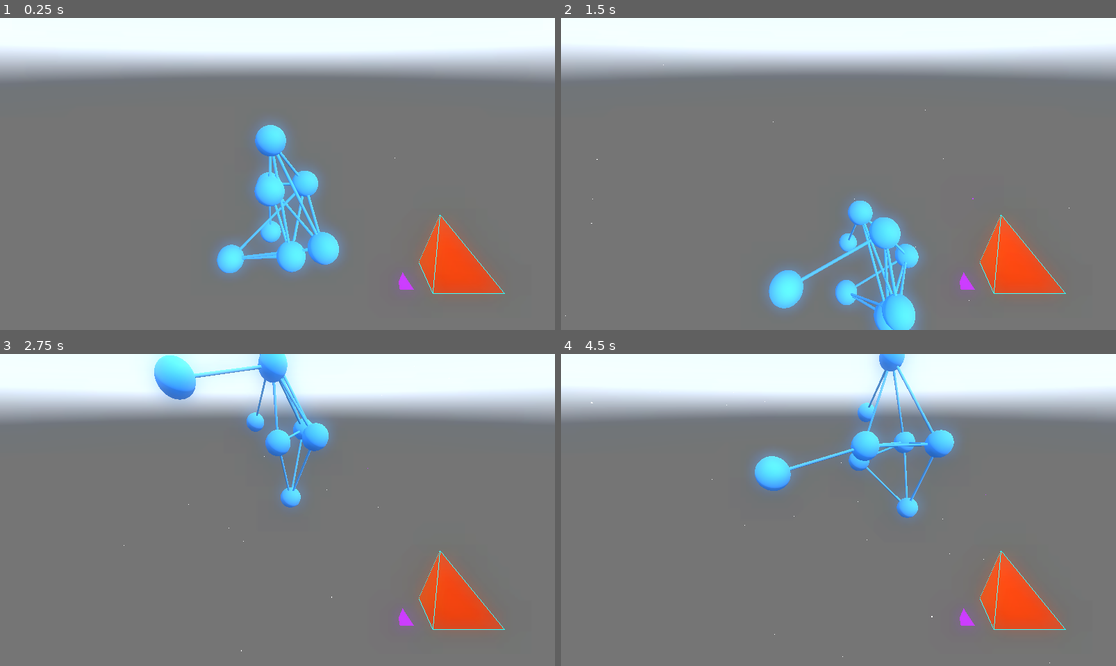
Above: before the commit, frames 1-4 (two rows, left to right).
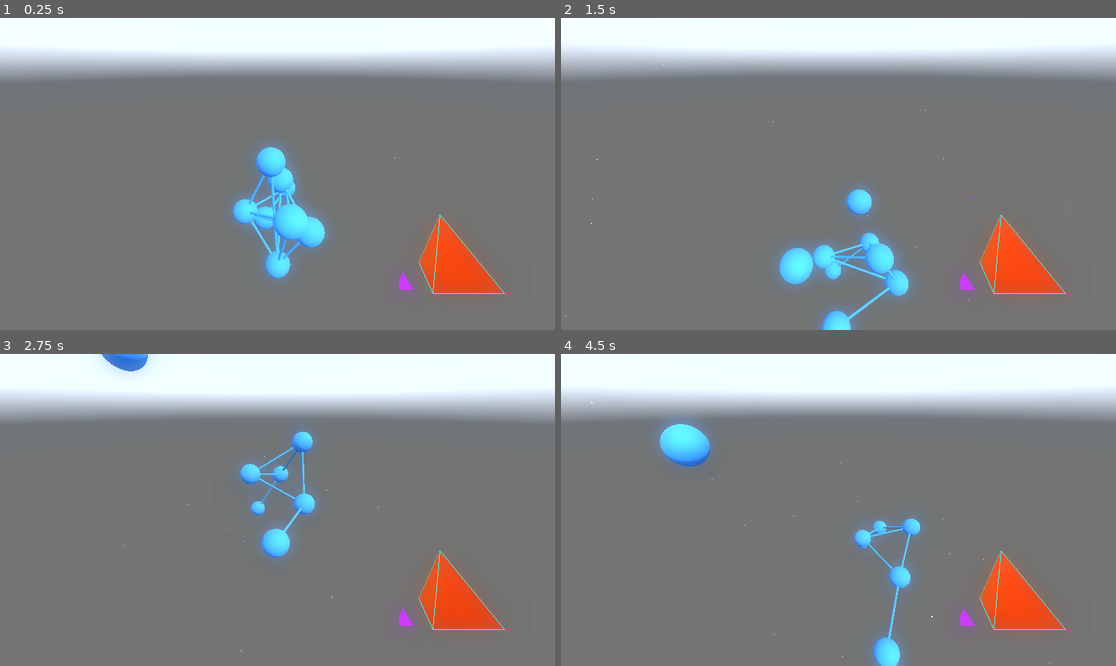
Above: after the commit, the same moments.

Repository: Zaffer/rulial_space
Game: Godot game, scene res://main.tscn
Same seed, same stepped clock (60 frames per second), same inputs: the game is played once before the commit and once after it. A sky picture missing from this copy of the repository is replaced by a grey-blue gradient.
Inputs (mouse positions are in pixels of both pictures, inside the frame that each line leads up to):
- Up to frame 1 (0.25 s): no input
- Up to frame 2 (1.5 s): tap Enter (ui_accept) at 0.5 s; move the mouse to (960, 158) at 0.52 s; hold Right (ui_right) 0.53-1.28 s; hold Enter (ui_accept) 0.53-1.28 s; click (960, 158) at 0.67 s; move the mouse to (810, 174) at 1.27 s; hold Up (ui_up) from 1.28 s (still down); tap E at 1.35 s
- Up to frame 3 (2.75 s): keep holding Up (ui_up); tap Enter (ui_accept) at 1.52, 1.55, 1.82, 2.3 s; move the mouse to (288, 503) at 2.02 s; hold Q from 2.03 s (still down)
- Up to frame 4 (4.5 s): keep holding Up (ui_up); move the mouse to (832, 516) at 2.77 s; release Q at 2.78 s; tap Shift at 2.85 s; click (832, 516) at 2.92 s; tap Enter (ui_accept) at 3.02, 3.05, 3.32 s; move the mouse to (877, 513) at 3.52 s; hold Enter (ui_accept) 3.53-4.28 s; move the mouse to (794, 506) at 4.27 s; tap E at 4.35 s

The runs differ from the first frame. In frame 1, 5.2% of the frame differs, in the area x 38-62%, y 32-85%; in frame 2, 6.0%; in frame 3, 5.6%; in frame 4, 6.7%, in the area x 17-72%, y 0-100%.

Commit message:
initial setup for applying rewrites

Diff:
--- /dev/null
+++ b/hypergraph_logic.gd
@@ -0,0 +1,147 @@
+class_name HypergraphLogic
+extends RefCounted
+
+
+
+var incidence_matrix: Array = []
+var num_nodes: int = 0
+var num_hyperedges: int = 0
+
+func _init(nodes: int = 0, hyperedges: int = 0):
+	num_nodes = nodes
+	num_hyperedges = hyperedges
+	_initialize_matrix()
+
+func _initialize_matrix():
+	incidence_matrix.clear()
+	for i in range(num_nodes):
+		var row = []
+		for j in range(num_hyperedges):
+			row.append(0)
+		incidence_matrix.append(row)
+
+# Add a hyperedge connecting given nodes
+func add_hyperedge(node_indices: Array) -> int:
+	# Add new column for the hyperedge
+	for i in range(num_nodes):
+		incidence_matrix[i].append(0)
+
+	# Set connections
+	for node_idx in node_indices:
+		if node_idx < num_nodes:
+			incidence_matrix[node_idx][num_hyperedges] = 1
+
+	num_hyperedges += 1
+	return num_hyperedges - 1
+
+# Get nodes connected to a hyperedge
+func get_hyperedge_nodes(hyperedge_idx: int) -> Array:
+	if hyperedge_idx >= num_hyperedges:
+		return []
+
+	var nodes = []
+	for i in range(num_nodes):
+		if incidence_matrix[i][hyperedge_idx] == 1:
+			nodes.append(i)
+	return nodes
+
+# Apply rewrite rule anchored to a specific node: LHS -> RHS
+func apply_rewrite_rule_at_node(lhs: HypergraphLogic, rhs: HypergraphLogic, anchor_node: int, lhs_anchor: int = 0, rhs_anchor: int = 0) -> bool:
+	if anchor_node >= num_nodes:
+		return false
+
+	# Remove hyperedges that match LHS pattern around anchor_node
+	var removed_edges = _remove_pattern_at_node(lhs, anchor_node, lhs_anchor)
+	if removed_edges.is_empty():
+		return false
+
+	# Add hyperedges from RHS pattern around anchor_node
+	_add_pattern_at_node(rhs, anchor_node, rhs_anchor)
+
+	return true
+
+func _remove_pattern_at_node(pattern: HypergraphLogic, anchor_node: int, pattern_anchor: int) -> Array:
+	var removed_edges = []
+
+	# Find hyperedges involving the anchor node that match the pattern
+	for edge_idx in range(num_hyperedges - 1, -1, -1):  # Reverse to avoid index issues
+		var edge_nodes = get_hyperedge_nodes(edge_idx)
+		if anchor_node in edge_nodes:
+			# Check if this edge matches any edge in the pattern involving pattern_anchor
+			for pattern_edge_idx in range(pattern.num_hyperedges):
+				var pattern_edge_nodes = pattern.get_hyperedge_nodes(pattern_edge_idx)
+				if pattern_anchor in pattern_edge_nodes:
+					# Simple match: same number of nodes
+					if edge_nodes.size() == pattern_edge_nodes.size():
+						_remove_hyperedge(edge_idx)
+						removed_edges.append(edge_idx)
+						break
+
+	return removed_edges
+
+func _add_pattern_at_node(pattern: HypergraphLogic, anchor_node: int, pattern_anchor: int):
+	# Add hyperedges from pattern, mapping pattern_anchor to anchor_node
+	for pattern_edge_idx in range(pattern.num_hyperedges):
+		var pattern_edge_nodes = pattern.get_hyperedge_nodes(pattern_edge_idx)
+		if pattern_anchor in pattern_edge_nodes:
+			# Create new edge with anchor_node replacing pattern_anchor
+			var new_edge_nodes = []
+			for p_node in pattern_edge_nodes:
+				if p_node == pattern_anchor:
+					new_edge_nodes.append(anchor_node)
+				else:
+					# For other nodes in pattern, use nearby nodes or create new ones
+					var offset = p_node - pattern_anchor
+					var target_node = anchor_node + offset
+					if target_node >= 0 and target_node < num_nodes:
+						new_edge_nodes.append(target_node)
+					else:
+						new_edge_nodes.append(anchor_node)  # Fallback to anchor
+
+			# Remove duplicates and add edge if valid
+			var unique_nodes = []
+			for node in new_edge_nodes:
+				if node not in unique_nodes:
+					unique_nodes.append(node)
+
+			if unique_nodes.size() >= 2:
+				add_hyperedge(unique_nodes)
+
+func _remove_hyperedge(edge_idx: int):
+	if edge_idx >= num_hyperedges:
+		return
+
+	# Remove column from incidence matrix
+	for i in range(num_nodes):
+		incidence_matrix[i].remove_at(edge_idx)
+	num_hyperedges -= 1
+
+# Generate random hyperedges for initial graph
+func generate_random_hyperedges(num_nodes_param: int):
+	var num_hyperedges_to_create = max(1, num_nodes_param - 2)
+	for i in range(num_hyperedges_to_create):
+		var edge_size = randi() % 3 + 2  # 2 to 4 nodes per hyperedge
+		var edge_nodes = []
+		for j in range(edge_size):
+			var node_idx = randi() % num_nodes_param
+			if node_idx not in edge_nodes:
+				edge_nodes.append(node_idx)
+		if edge_nodes.size() >= 2:
+			add_hyperedge(edge_nodes)
+
+# Create a simple rewrite rule
+static func create_rule(lhs_nodes: int, lhs_edges: Array, rhs_nodes: int, rhs_edges: Array) -> Dictionary:
+	var lhs = HypergraphLogic.new(lhs_nodes, 0)
+	for edge in lhs_edges:
+		lhs.add_hyperedge(edge)
+
+	var rhs = HypergraphLogic.new(rhs_nodes, 0)
+	for edge in rhs_edges:
+		rhs.add_hyperedge(edge)
+
+	return {"lhs": lhs, "rhs": rhs}
+
+func print_matrix():
+	print("Incidence Matrix (%d nodes, %d hyperedges):" % [num_nodes, num_hyperedges])
+	for i in range(num_nodes):
+		print("Node %d: %s" % [i, str(incidence_matrix[i])])
--- /dev/null
+++ b/hypergraph_visualizer.gd
@@ -0,0 +1,74 @@
+class_name HypergraphVisualizer
+extends RefCounted
+
+# Handles 3D visualization of hypergraph structures
+
+static func initialize_visualization(hypergraph: HypergraphLogic, nodes: Array, edges: Array, NodeScene: PackedScene, EdgeScene: PackedScene, anchor_manager: AnchorManager, parent_node: Node3D, selected_node_idx: int):
+	# Create 3D nodes for each hypergraph node
+	for i in range(hypergraph.num_nodes):
+		var node_instance = NodeScene.instantiate()
+		parent_node.add_child(node_instance)
+		# Store the node index for efficient lookup
+		node_instance.set_meta("node_index", i)
+		# Register with anchor manager
+		anchor_manager.add_node(node_instance)
+		# More compact initial positioning in a smaller sphere
+		var angle1 = randf() * TAU
+		var angle2 = randf() * PI
+		var radius = randf() * 3.0 + 1.0  # Radius between 1 and 4
+		var x = radius * sin(angle2) * cos(angle1)
+		var y = radius * sin(angle2) * sin(angle1)
+		var z = radius * cos(angle2)
+		node_instance.global_transform.origin = Vector3(x, y, z)
+		nodes.append(node_instance)
+
+	# Create edges from hypergraph
+	for edge_idx in range(hypergraph.num_hyperedges):
+		var connected_nodes = hypergraph.get_hyperedge_nodes(edge_idx)
+		# For visualization, create pairwise edges within each hyperedge
+		for i in range(connected_nodes.size()):
+			for j in range(i + 1, connected_nodes.size()):
+				var edge_instance = EdgeScene.instantiate()
+				parent_node.add_child(edge_instance)
+				edge_instance.start_node = nodes[connected_nodes[i]]
+				edge_instance.end_node = nodes[connected_nodes[j]]
+				edges.append(edge_instance)
+				nodes[connected_nodes[i]].connected_nodes.append(nodes[connected_nodes[j]])
+				nodes[connected_nodes[j]].connected_nodes.append(nodes[connected_nodes[i]])
+
+	# Highlight the initially selected node
+	highlight_selected_node(nodes, selected_node_idx)
+
+static func highlight_selected_node(nodes: Array, selected_node_idx: int):
+	# Reset all nodes to normal scale
+	for i in range(nodes.size()):
+		if nodes[i]:
+			if i == selected_node_idx:
+				nodes[i].scale = Vector3(1.5, 1.5, 1.5)  # Highlight selected node
+			else:
+				nodes[i].scale = Vector3(1.0, 1.0, 1.0)  # Normal size
+	print("Selected node: ", selected_node_idx)
+
+static func rebuild_visualization(hypergraph: HypergraphLogic, nodes: Array, edges: Array, EdgeScene: PackedScene, parent_node: Node3D):
+	# Clear existing edges
+	for edge in edges:
+		edge.queue_free()
+	edges.clear()
+
+	# Clear node connections
+	for node in nodes:
+		node.connected_nodes.clear()
+
+	# Recreate edges from updated hypergraph
+	for edge_idx in range(hypergraph.num_hyperedges):
+		var connected_nodes = hypergraph.get_hyperedge_nodes(edge_idx)
+		for i in range(connected_nodes.size()):
+			for j in range(i + 1, connected_nodes.size()):
+				if connected_nodes[i] < nodes.size() and connected_nodes[j] < nodes.size():
+					var edge_instance = EdgeScene.instantiate()
+					parent_node.add_child(edge_instance)
+					edge_instance.start_node = nodes[connected_nodes[i]]
+					edge_instance.end_node = nodes[connected_nodes[j]]
+					edges.append(edge_instance)
+					nodes[connected_nodes[i]].connected_nodes.append(nodes[connected_nodes[j]])
+					nodes[connected_nodes[j]].connected_nodes.append(nodes[connected_nodes[i]])
--- a/main.gd
+++ b/main.gd
@@ -13,6 +13,8 @@
 var multiplayer_menu: Control
 
 var adjacency_matrix = []
+var hypergraph: HypergraphLogic
+var selected_node_idx: int = 0  # Currently selected node for rule application
 
 func _ready():
 	# Create anchor manager
@@ -36,33 +38,11 @@
 	# Start with mouse visible and not captured
 	Input.set_mouse_mode(Input.MOUSE_MODE_VISIBLE)
 
-	adjacency_matrix = generate_random_adjacency_matrix(num_nodes)
+	# Create hypergraph and initialize visualization
+	hypergraph = HypergraphLogic.new(num_nodes, 0)
+	hypergraph.generate_random_hyperedges(num_nodes)
 
-	for i in range(adjacency_matrix.size()):
-		var node_instance = NodeScene.instantiate()
-		add_child(node_instance)
-		# Register with anchor manager
-		anchor_manager.add_node(node_instance)
-		# More compact initial positioning in a smaller sphere
-		var angle1 = randf() * TAU
-		var angle2 = randf() * PI
-		var radius = randf() * 3.0 + 1.0  # Radius between 1 and 4
-		var x = radius * sin(angle2) * cos(angle1)
-		var y = radius * sin(angle2) * sin(angle1)
-		var z = radius * cos(angle2)
-		node_instance.global_transform.origin = Vector3(x, y, z)
-		nodes.append(node_instance)
-
-	for i in range(adjacency_matrix.size()):
-		for j in range(i, adjacency_matrix[i].size()):
-			if adjacency_matrix[i][j] == 1:
-				var edge_instance = EdgeScene.instantiate()
-				add_child(edge_instance)
-				edge_instance.start_node = nodes[i]
-				edge_instance.end_node = nodes[j]
-				edges.append(edge_instance)
-				nodes[i].connected_nodes.append(nodes[j])
-				nodes[j].connected_nodes.append(nodes[i])
+	HypergraphVisualizer.initialize_visualization(hypergraph, nodes, edges, NodeScene, EdgeScene, anchor_manager, self, selected_node_idx)
 
 func _process(_delta):
 	# ALWAYS ensure mouse is visible when menu is open (overrides any capture attempts)
@@ -92,6 +72,24 @@
 		if not multiplayer_menu.is_menu_open:
 			Input.set_mouse_mode(Input.MOUSE_MODE_CAPTURED)
 			get_viewport().set_input_as_handled()
+
+	# Hypergraph rewrite rules (when menu is closed)
+	elif not multiplayer_menu.is_menu_open:
+		if event.is_action_pressed("ui_up"):  # Up arrow
+			RewritingRules.apply_rule(hypergraph, "triangle_to_edge", selected_node_idx)
+			HypergraphVisualizer.rebuild_visualization(hypergraph, nodes, edges, EdgeScene, self)
+		elif event.is_action_pressed("ui_down"):  # Down arrow
+			RewritingRules.apply_rule(hypergraph, "edge_to_triangle", selected_node_idx)
+			HypergraphVisualizer.rebuild_visualization(hypergraph, nodes, edges, EdgeScene, self)
+		elif event.is_action_pressed("ui_left"):  # Left arrow - select previous node
+			selected_node_idx = (selected_node_idx - 1) % num_nodes
+			HypergraphVisualizer.highlight_selected_node(nodes, selected_node_idx)
+		elif event.is_action_pressed("ui_right"):  # Right arrow - select next node
+			selected_node_idx = (selected_node_idx + 1) % num_nodes
+			HypergraphVisualizer.highlight_selected_node(nodes, selected_node_idx)
+		elif event.is_action_pressed("ui_accept"):  # Space/Enter - print matrix
+			hypergraph.print_matrix()
+			print("Selected node: ", selected_node_idx)
 
 
 func _notification(what):
@@ -128,16 +126,9 @@
 	# Setup connections
 	multiplayer_menu.setup_multiplayer_manager(multiplayer_manager)
 
-func generate_random_adjacency_matrix(size: int) -> Array:
-	var matrix = []
-	for i in range(size):
-		var row = []
-		for j in range(size):
-			if i == j:
-				row.append(0)
-			elif j < i:
-				row.append(matrix[j][i])
-			else:
-				row.append(randi() % 2)
-		matrix.append(row)
-	return matrix
+# Handle projectile hitting a node (called from node.gd)
+func apply_rewrite_to_node(hit_node):
+	var node_index = hit_node.get_meta("node_index", -1)
+	if node_index >= 0:
+		RewritingRules.apply_rule(hypergraph, "triangle_to_edge", node_index)
+		HypergraphVisualizer.rebuild_visualization(hypergraph, nodes, edges, EdgeScene, self)
--- a/node.gd
+++ b/node.gd
@@ -85,11 +85,14 @@
 		apply_central_force(external_attraction)
 
 func _on_collision(body):
-	# When spaceship or other physics bodies collide with this node
-	if body != self:  # Don't react to self
-		print("Node collision with: ", body.name)
-		# The physics engine will handle the collision response automatically
-		# You could add special effects here like particles, sounds, etc.
+	# When projectile hits this node
+	if body.collision_layer == 4:  # Projectile layer
+		print("Projectile hit node!")
+		# Apply rewrite rule to this node
+		var main_scene = get_tree().current_scene
+		if main_scene.has_method("apply_rewrite_to_node"):
+			main_scene.apply_rewrite_to_node(self)
+		body.queue_free()  # Destroy projectile
 
 func apply_laser_attraction(laser_position: Vector3):
 	# Apply attraction force towards the laser position
--- /dev/null
+++ b/rewriting_rules.gd
@@ -0,0 +1,65 @@
+class_name RewritingRules
+extends RefCounted
+
+# Collection of predefined rewrite rules for the hypergraph
+
+# Triangle to edge: simplifies a 3-node hyperedge to a 2-node edge
+static func triangle_to_edge() -> Dictionary:
+	return HypergraphLogic.create_rule(
+		3, [[0, 1, 2]],  # LHS: 3 nodes in one hyperedge
+		2, [[0, 1]]      # RHS: 2 nodes in one hyperedge
+	)
+
+# Edge to triangle: expands a 2-node edge to a 3-node hyperedge
+static func edge_to_triangle() -> Dictionary:
+	return HypergraphLogic.create_rule(
+		2, [[0, 1]],     # LHS: 2 nodes in one hyperedge
+		3, [[0, 1, 2]]   # RHS: 3 nodes in one hyperedge
+	)
+
+# Node isolation: removes all connections from a node
+static func isolate_node() -> Dictionary:
+	return HypergraphLogic.create_rule(
+		2, [[0, 1]],     # LHS: any edge involving the node
+		1, []            # RHS: no edges (isolated node)
+	)
+
+# Star formation: connects a node to multiple neighbors
+static func create_star() -> Dictionary:
+	return HypergraphLogic.create_rule(
+		1, [],           # LHS: isolated node
+		4, [[0, 1], [0, 2], [0, 3]]  # RHS: star pattern
+	)
+
+# Apply a rule by name to a hypergraph at a specific node
+static func apply_rule(hypergraph: HypergraphLogic, rule_name: String, anchor_node: int) -> bool:
+	var rule = get_rule_by_name(rule_name)
+	if rule.is_empty():
+		print("Unknown rule: ", rule_name)
+		return false
+
+	var success = hypergraph.apply_rewrite_rule_at_node(rule.lhs, rule.rhs, anchor_node)
+	if success:
+		print("Applied rule '", rule_name, "' at node ", anchor_node)
+	else:
+		print("Rule '", rule_name, "' could not be applied at node ", anchor_node)
+
+	return success
+
+# Get rule by name
+static func get_rule_by_name(rule_name: String) -> Dictionary:
+	match rule_name:
+		"triangle_to_edge":
+			return triangle_to_edge()
+		"edge_to_triangle":
+			return edge_to_triangle()
+		"isolate_node":
+			return isolate_node()
+		"create_star":
+			return create_star()
+		_:
+			return {}
+
+# Get list of all available rule names
+static func get_all_rule_names() -> Array:
+	return ["triangle_to_edge", "edge_to_triangle", "isolate_node", "create_star"]
Not shown, added: .instructions.md
Not shown, changed: README.md
